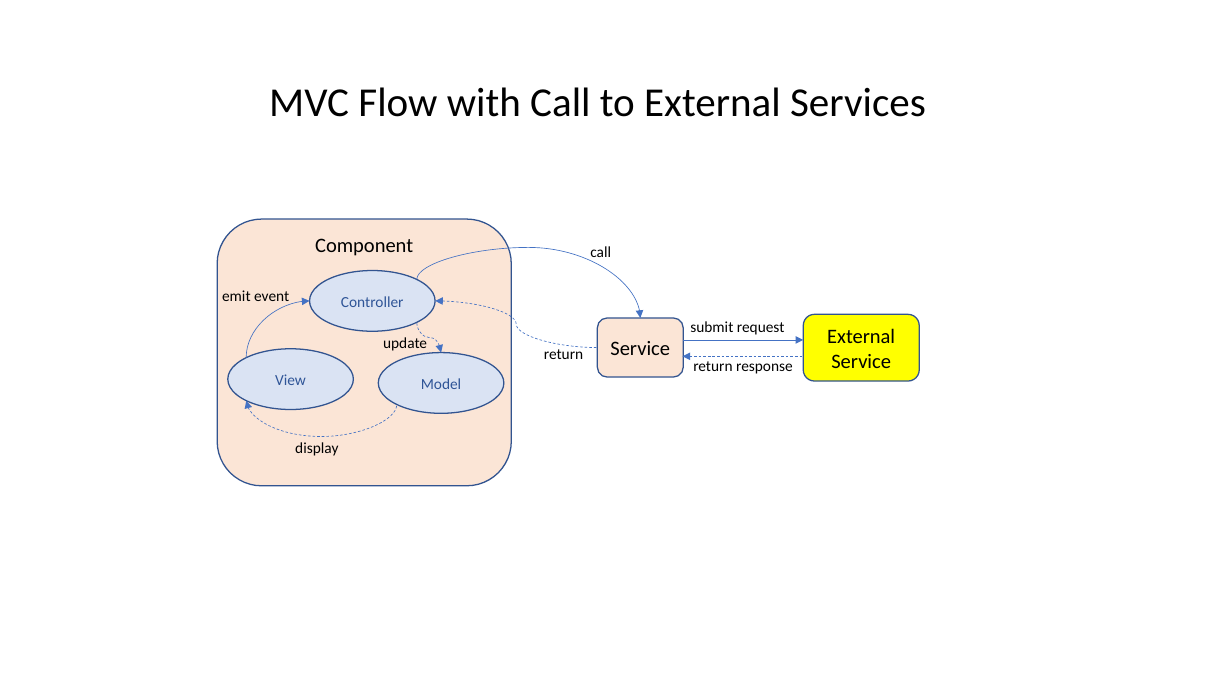
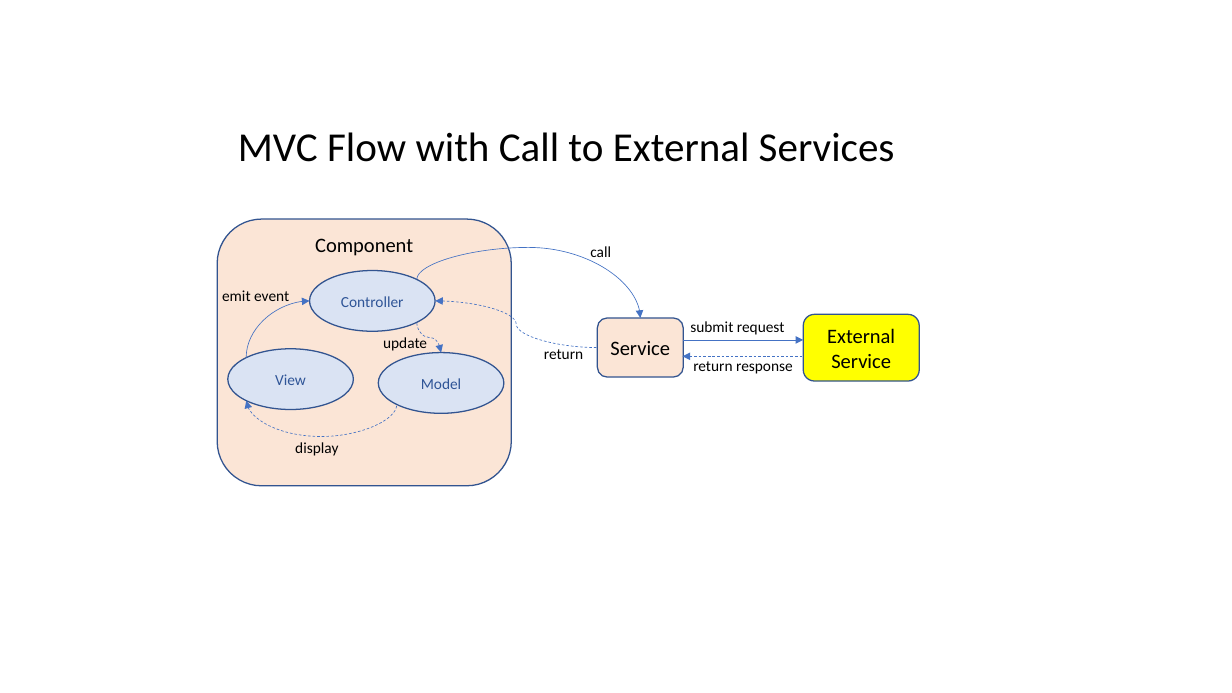
Before and after one commit to dhui808/mobileweb-angular-mvc-poc, a slide deck: slide 1 of images/mvcflow.pptx. Drawn at 1232x693 pixels with LibreOffice and Linux fonts; fonts in the diff are those of the drawing. Boxes give left, top, right and bottom in pixels: in the first picture for what was removed or moved away, otherwise in the second. Text is boxed around its words. In the diff, an @@ line names an element or a change of style, - is before the commit and + after.

```diff
--- a/images/mvcflow.pptx
+++ b/images/mvcflow.pptx
@@ text "MVC Flow with Call to ...": place and size @@
-text "MVC Flow with Call to ..." at (269, 87, 926, 117)
+text "MVC Flow with Call to ..." at (238, 132, 895, 162)
```
Also in this commit, not shown: 5 other slides changed, 7 other files.
